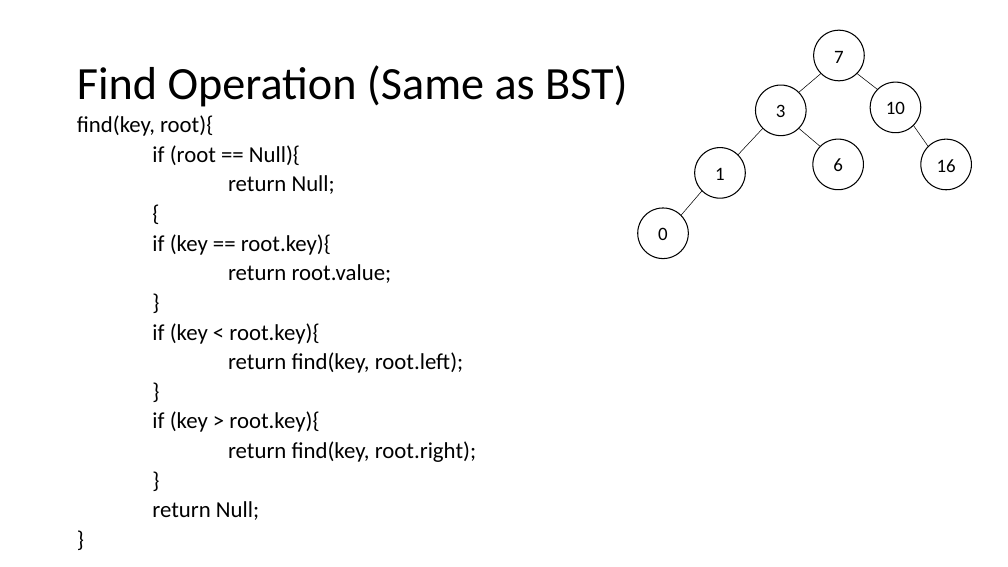
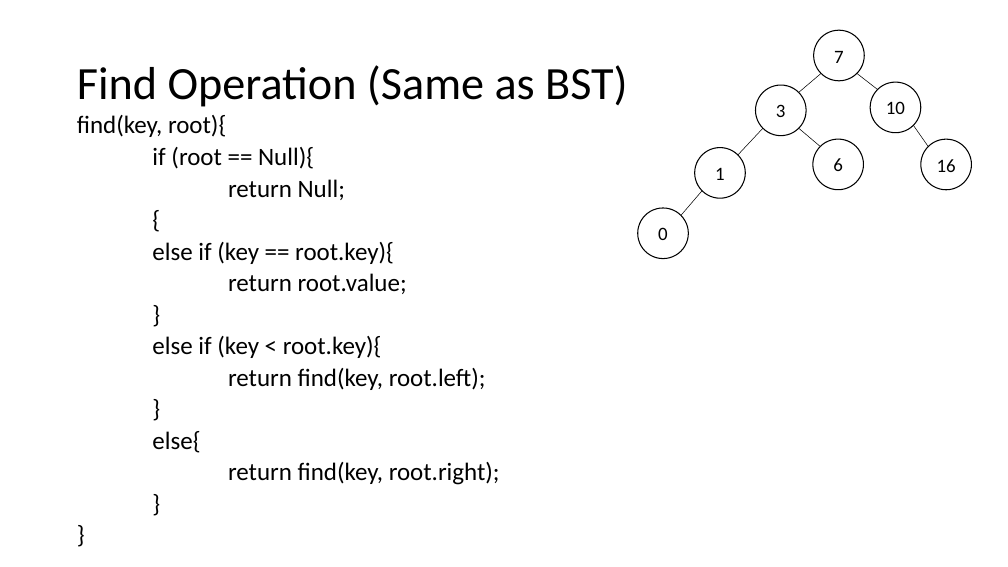
Before and after one commit to natebrunelle/cse332, a slide deck: slide 6 of demo_site/files/slides/lecture9_avl2_inka.pptx (slide 7 before the commit). Drawn at 1008x567 pixels with LibreOffice and Linux fonts; fonts in the diff are those of the drawing. Boxes give left, top, right and bottom in pixels: in the first picture for what was removed or moved away, otherwise in the second. Text is boxed around its words. In the diff, an @@ line names an element or a change of style, - is before the commit and + after.

```diff
--- a/demo_site/files/slides/lecture9_avl2_inka.pptx
+++ b/demo_site/files/slides/lecture9_avl2_inka.pptx
@@ text at (77,115,500,485): size 21.7 to 23.8 pt in "find(key, root){", "if (root == Null){", "return Null;", "{" and 7 more places @@
@@ text at (152,242,394,264): text changed; size 21.7 to 23.8 pt @@
-if (key == root.key){
+else if (key == root.key){
@@ text at (152,336,382,358): text changed; size 21.7 to 23.8 pt @@
-if (key < root.key){
+else if (key < root.key){
@@ text at (152,431,200,453): text changed; size 21.7 to 23.8 pt @@
-if (key > root.key){
+else{
@@ text at (152,501,259,520): paragraph removed @@
-return Null;
```
Also in this commit, not shown: 32 other slides changed, 1 slide added, 1 slide removed, 5 other files.
